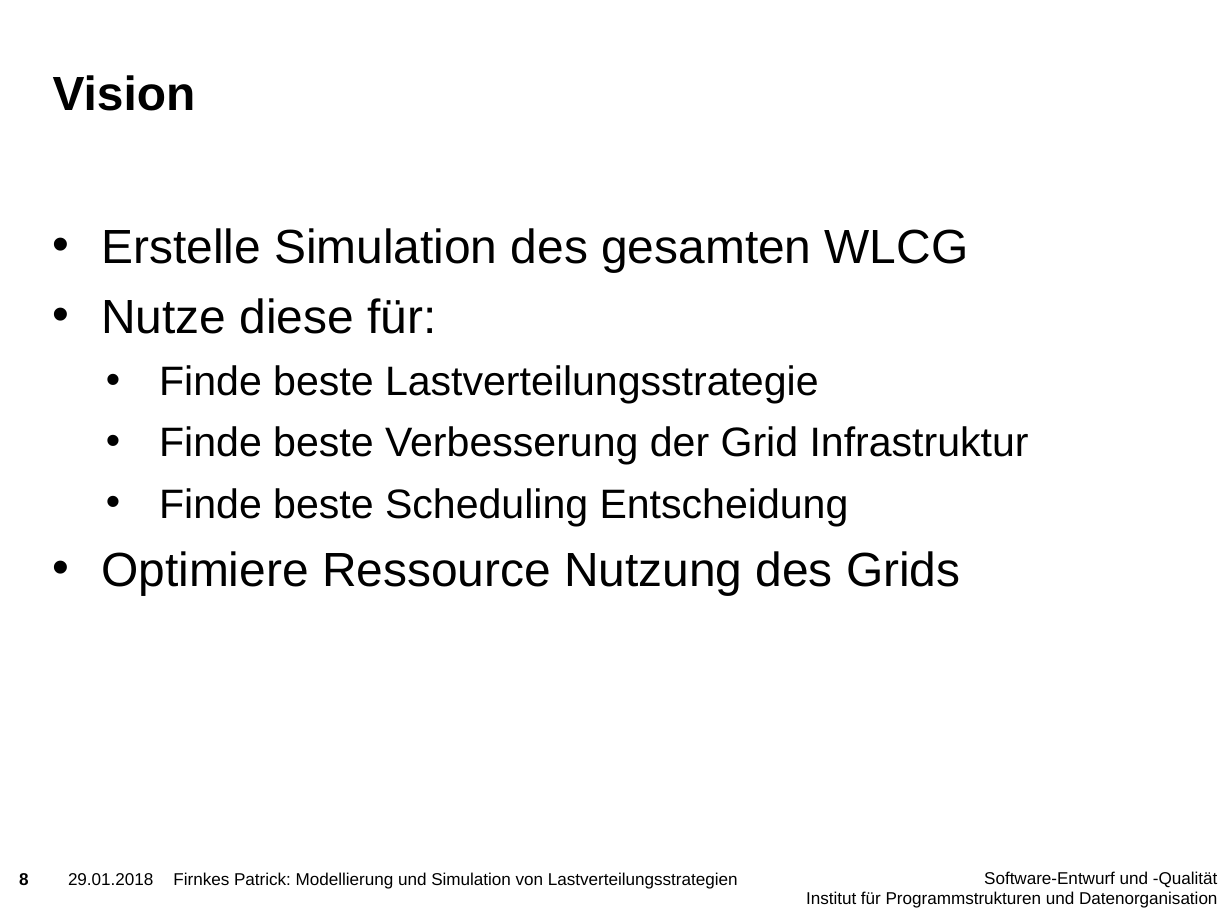
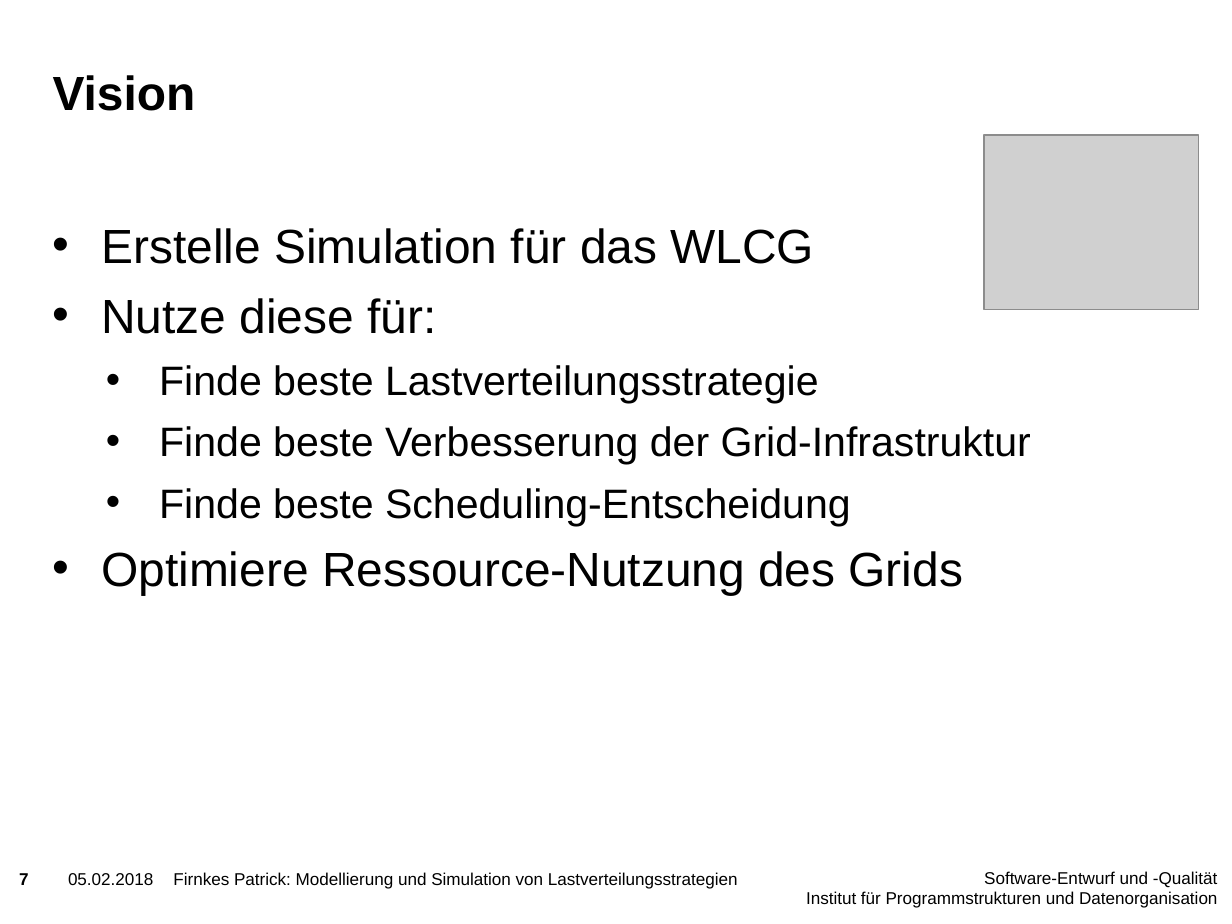
Before and after one commit to PatFirn/wlcg-loadbalancing, a slide deck: slide 7 of presentations/projekt-vorstellung.pptx (slide 8 before the commit). Drawn at 1232x924 pixels with LibreOffice and Linux fonts; fonts in the diff are those of the drawing; grey boxes stand for pictures; background and template pictures are left out. Boxes give left, top, right and bottom in pixels: in the first picture for what was removed or moved away, otherwise in the second. Text is boxed around its words. In the diff, an @@ line names an element or a change of style, - is before the commit and + after.

```diff
--- a/presentations/projekt-vorstellung.pptx
+++ b/presentations/projekt-vorstellung.pptx
@@ picture added at (984,136,1199,310) @@
@@ text at (101,228,814,264): text changed @@
-• Erstelle Simulation des gesamten WLCG
+• Erstelle Simulation für das WLCG
@@ text at (101,426,1031,595): text changed @@
-  • Finde beste Verbesserung der Grid Infrastruktur
-  • Finde beste Scheduling Entscheidung
-• Optimiere Ressource Nutzung des Grids
+  • Finde beste Verbesserung der Grid-Infrastruktur
+  • Finde beste Scheduling-Entscheidung
+• Optimiere Ressource-Nutzung des Grids
@@ page number at (19,873,29,885): text changed @@
-8
+7
@@ text at (68,873,153,885): text changed @@
-29.01.2018
+05.02.2018
```
Also in this commit, not shown: 16 other slides changed, 2 slides added.
